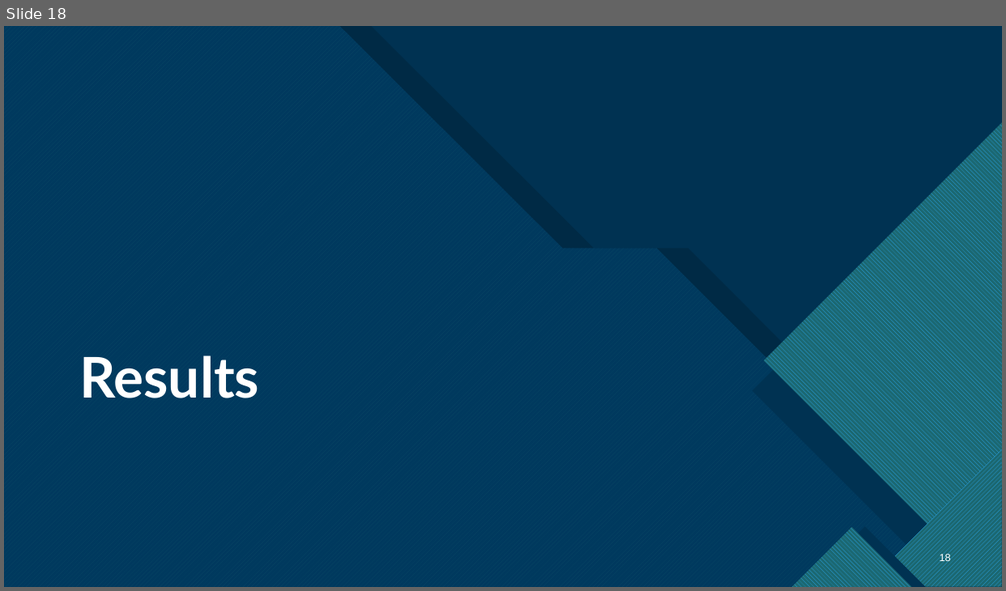
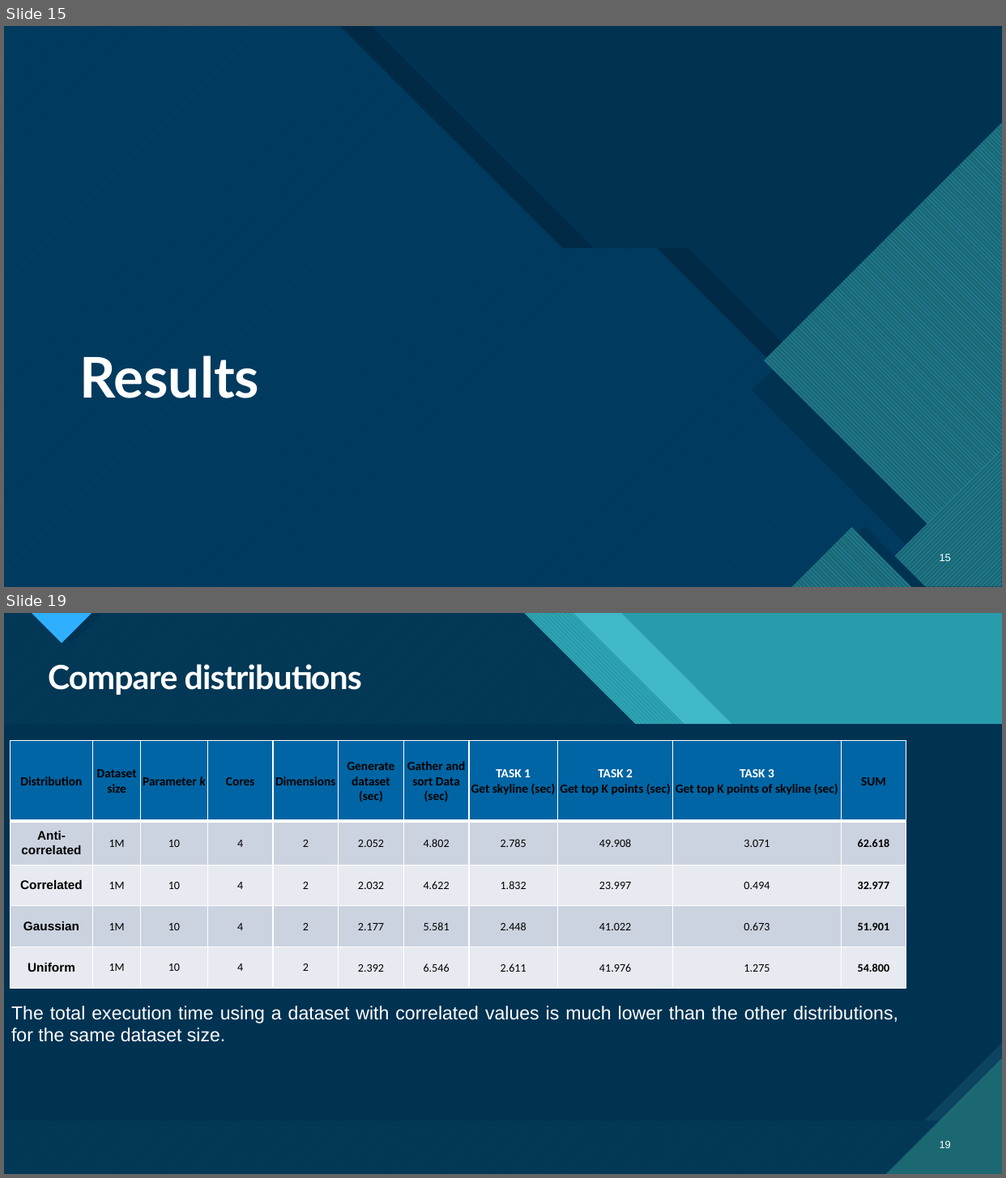
Before and after one commit to MnAppsNet/DominanceQueries, a slide deck: reports/report_presentation.pptx. Shown one above the other, each under a label of ours: slide 18 before the commit, slides 15 and 19 after it; the slides between them are not shown. The pictures are 1006x591 and 1006x1178 pixels, drawn with LibreOffice and Linux fonts; fonts in the diff are those of the drawing; background and template pictures are left out; a plain dark background stands for a picture behind light text. Boxes give left, top, right and bottom in pixels: in the first picture for what was removed or moved away, otherwise in the second. Text is boxed around its words. In the diff, an @@ line names an element or a change of style, - is before the commit and + after.

```diff
--- a/reports/report_presentation.pptx
+++ b/reports/report_presentation.pptx
@@ slide 19 added at [4,613,1002,1174], background picture (left out); not listed: 13 template elements that a slide beside it also shows @@
@@ rectangle added at [4,613,1002,1174], fill #299CAB @@
@@ rectangle added at [4,613,1002,1174], fill #299CAB @@
@@ freeform shape added at [4,613,1002,1174], fill #47C3D3 at 74% opacity @@
@@ freeform shape added at [4,613,1002,1174], fill pattern #47C3D3 on #1B6872 @@
@@ freeform shape added at [4,613,1002,1174], fill #003352 at 90% opacity @@
@@ title added at [48,664,362,695], 32 pt, text #FFFFFF, bold @@
+Compare distributions
@@ table added at [10,741,906,989], 5 rows, 11 columns @@
+Distribution | Dataset size | Parameter k | Cores | Dimensions | Generate dataset (sec) | Gather and sort Data (sec) | TASK 1 / Get skyline (sec) | TASK 2 / Get top K points (sec) | TASK 3 / Get top K points of skyline (sec) | SUM
+Anti-correlated | 1M | 10 | 4 | 2 | 2.052 | 4.802 | 2.785 | 49.908 | 3.071 | 62.618
+Correlated | 1M | 10 | 4 | 2 | 2.032 | 4.622 | 1.832 | 23.997 | 0.494 | 32.977
+Gaussian | 1M | 10 | 4 | 2 | 2.177 | 5.581 | 2.448 | 41.022 | 0.673 | 51.901
+Uniform | 1M | 10 | 4 | 2 | 2.392 | 6.546 | 2.611 | 41.976 | 1.275 | 54.800
@@ text added at [11,1006,898,1042], 18 pt, text #FFFFFF @@
+The total execution time using a dataset with correlated values is much lower than the other distributions, for the same dataset size.
@@ page number added at [940,1141,951,1148], 10 pt, text #FFFFFF @@
+19
@@ what was slide 18 is now slide 15 @@
```
Also in this commit, not shown: 4 slides changed, 6 other slides added, 7 slides removed.
